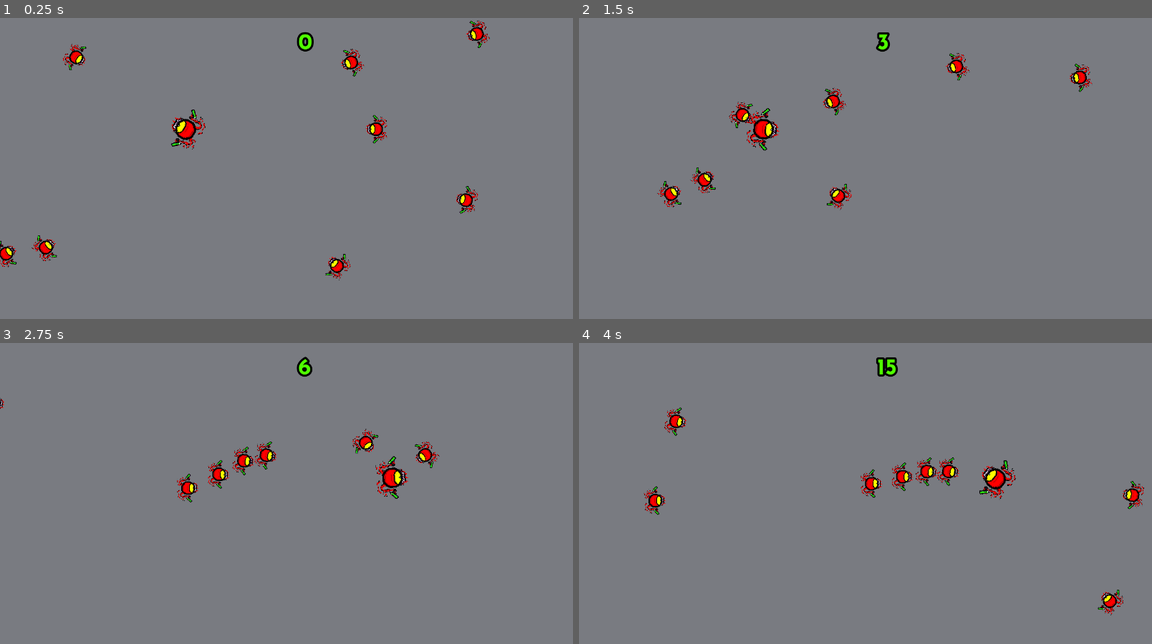
Above: before the commit, frames 1-4 (two rows, left to right).
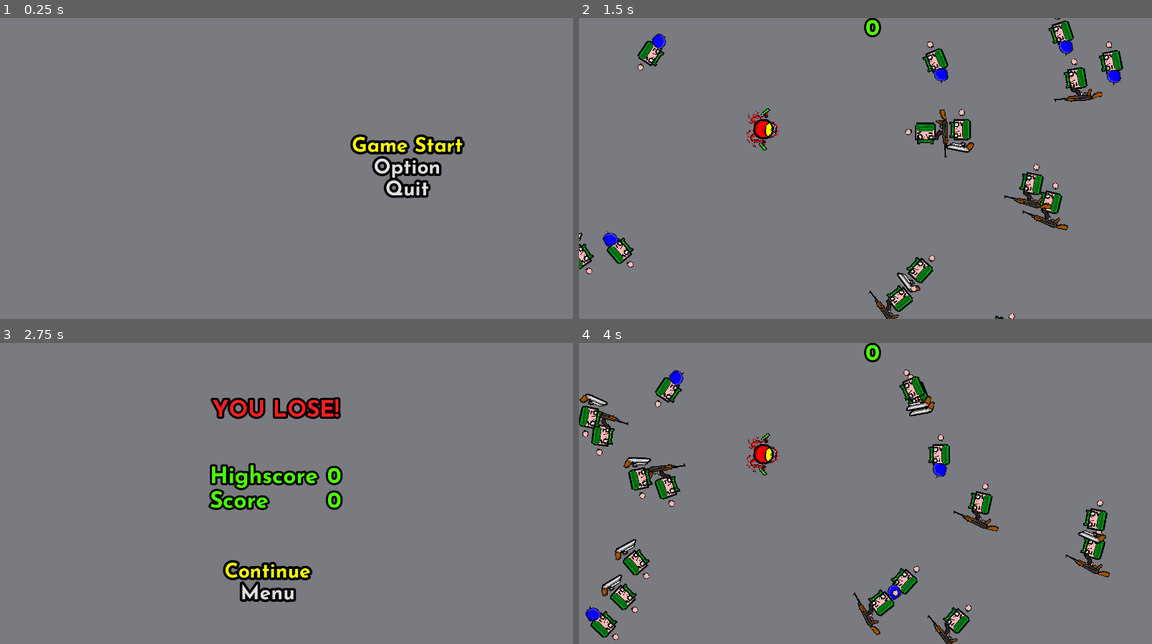
Above: after the commit, the same moments.

Repository: camilo-laruffa/ScoreSpace-Jam
Game: Godot game, scene res://Scenes/Menu.tscn
Same seed, same stepped clock (60 frames per second), same inputs: the game is played once before the commit and once after it. Before the commit the project starts from res://Scenes/Main.tscn.
Inputs (mouse positions are in pixels of both pictures, inside the frame that each line leads up to):
- Up to frame 1 (0.25 s): no input
- Up to frame 2 (1.5 s): click (985, 168) at 0.5 s, where only the run after the commit has a clickable "Option"; click (985, 147) at 1.25 s, where only the run after the commit has a clickable "Game Start"
- Up to frame 3 (2.75 s): move the mouse to (412, 478) at 2.02 s; hold D (right) from 2.03 s (still down); hold Right mouse button (dash) from 2.03 s (still down); click (412, 478) at 2.3 s
- Up to frame 4 (4 s): release D (right) at 2.75 s; release Right mouse button (dash) at 2.75 s; click (848, 592) at 2.75 s, where only the run after the commit has a clickable "Menu"; click (985, 472) at 3.5 s, where only the run after the commit has a clickable "Game Start"

The runs differ from the first frame. In frame 1, 3.9% of the frame differs, in the area x 0-86%, y 0-88%; in frame 2, 6.1%; in frame 3, 5.8%; in frame 4, 8.6%, in the area x 0-99%, y 0-100%.

Commit message:
JUEGO TERMINADO?

Diff:
--- /dev/null
+++ b/Code/Arma.gd
@@ -0,0 +1,48 @@
+extends Node2D
+
+var texturas = ["res://Assets/Sprites/ak47.png","res://Assets/Sprites/shotgun.png",
+					"res://Assets/Sprites/bomba.png","res://Assets/Sprites/bigbullet.png"]
+var audios = ["res://Assets/Audio/singlelaser.wav","res://Assets/Audio/singlelaser2.wav",
+					"res://Assets/Audio/singlelaser3.wav"]
+onready var BULLET = preload("res://Scenes/Bullet.tscn")
+var time = 0
+export(bool) var shoot: bool = true
+var rng = RandomNumberGenerator.new()
+var player_bullet = false
+var is_dropped = false
+
+func _ready():
+	rng.randomize()
+	var texture = load(texturas[rng.randi_range(0,2)])
+	$Sprite.texture = texture
+
+
+func _process(delta):
+	time += delta
+	rotation = sin(time * 5) / 4
+
+
+func _on_Timer_timeout():
+	$Timer.start()
+	if shoot :
+		_shoot()
+
+func _shoot():
+	$Pium.play()
+	var bullet = BULLET.instance()
+	var direction = global_position.direction_to(get_global_mouse_position())
+	if !player_bullet :
+		direction = $ShootingPoint.global_position.direction_to(get_tree().get_nodes_in_group("Player")[0].global_position)
+	bullet.init(direction)
+	bullet.global_position = $ShootingPoint.global_position
+	bullet.player_bullet = player_bullet
+	bullet.get_node("Sprite").texture = load(texturas[3])
+	bullet.get_node("Sprite").scale = -bullet.get_node("Sprite").scale
+	get_parent().get_parent().add_child(bullet)
+
+
+func _on_ArmaCatch_area_entered(area):
+	if area.name == "Player_Catchbox" && is_dropped :
+		area.get_parent().load_weapon()
+		queue_free()
+	pass
--- /dev/null
+++ b/Code/Blood.gd
@@ -0,0 +1,12 @@
+extends Node2D
+
+var rng = RandomNumberGenerator.new()
+
+func _ready():
+	rng.randomize()
+	var rand = rng.randf_range(1,3)
+	$Sprite.scale = Vector2(rand,rand)
+	$Sprite.rotation = rand
+
+func _on_Timer_timeout():
+	queue_free()
--- a/Code/Bullet.gd
+++ b/Code/Bullet.gd
@@ -5,11 +5,16 @@
 var speed = 1500
 var audios = ["res://Assets/Audio/singlelaser.wav","res://Assets/Audio/singlelaser2.wav","res://Assets/Audio/singlelaser3.wav"]
 var rng = RandomNumberGenerator.new()
+var player_bullet = false
 
 # Called when the node enters the scene tree for the first time.
 func _ready():
 	rng.randomize()
 	var sfx = load(audios[rng.randi_range(0,2)])
+	rotation = position.angle_to_point(get_global_mouse_position()) + PI/2
+	if !player_bullet :
+		rotation = position.angle_to_point((get_tree().get_nodes_in_group("Player")[0].position)) + PI/2
+
 
 func init(direction):
 	self.direction = direction
@@ -19,12 +24,11 @@
 	move_and_slide(direction * speed)
 
 func _on_Area2D_area_entered(area):
-	if area.is_in_group("Enemy") :
+	if area.is_in_group("Enemy") && player_bullet:
 		area.get_parent().die()
 	queue_free()
 	pass
 
 
 func _on_Timer_timeout():
-	Global.combo = 0
 	queue_free()
--- a/Code/Enemy.gd
+++ b/Code/Enemy.gd
@@ -1,27 +1,27 @@
 extends KinematicBody2D
 
 
-# Declare member variables here. Examples:
-# var a = 2
-# var b = "text"
+onready var BLOOD = preload("res://Scenes/Blood.tscn")
+onready var ARMA = preload("res://Scenes/Arma.tscn")
 var speed = 200
 var velocity
-# Called when the node enters the scene tree for the first time.
-func _ready():
-	pass # Replace with function body.
 
-
-# Called every frame. 'delta' is the elapsed time since the previous frame.
 func _process(delta):
 	velocity = move_and_slide(position.direction_to(get_tree().get_nodes_in_group("Player")[0].position) * speed)
 	rotation = position.angle_to_point((get_tree().get_nodes_in_group("Player")[0].position)) + PI/2
+
 	pass
 
 func die():
-	Global._set_audio(0)
-	var audio = Global.audio_player
-	get_parent().call_deferred("add_child", audio)
-	audio.play()
+	var arma = ARMA.instance()
+	arma.shoot = false
+	arma.position = position
+	arma.scale = Vector2(1.5,1.5)
+	arma.is_dropped = true
+	get_parent().call_deferred("add_child", arma)
+	var blood = BLOOD.instance()
+	blood.position = position
+	get_parent().call_deferred("add_child", blood)
 	Global.combo += 1
 	Global.points += 1 * Global.combo
 	queue_free()
--- /dev/null
+++ b/Code/GameOver.gd
@@ -0,0 +1,17 @@
+extends Control
+
+
+func _ready():
+	$HBoxContainer/VBoxContainer2/Score.text = str(Global.points)
+	$HBoxContainer/VBoxContainer2/Highscore.text = str(Global.highscore)
+	$VBoxContainer/Continue.grab_focus()
+	Global.points = 0
+	pass
+
+
+func _on_Continue_pressed():
+	get_tree().change_scene("res://Scenes/Main.tscn")
+
+
+func _on_Menu_pressed():
+	get_tree().change_scene("res://Scenes/Menu.tscn")
--- a/Code/Main.gd
+++ b/Code/Main.gd
@@ -10,9 +10,9 @@
 	pass # Replace with function body.
 
 func _process(delta):
-	$Control/Label.text = str(Global.points)
-	if Global.combo % 10 == 0 : $Sound.play()
-	if get_tree().get_nodes_in_group("Enemy").size() < 16 :
+	$Control/ScoreLabel.text = str(Global.points)
+	if Global.combo % 2 == 0 && !$Sound.playing: $Sound.play()
+	if get_tree().get_nodes_in_group("Enemy").size() < 40 :
 		var player_position = get_tree().get_nodes_in_group("Player")[0].position
 		var enemy = ENEMY.instance()
 		enemy.position.x = rng.randf_range(player_position.x - 300, player_position.x - 1000)
@@ -20,4 +20,9 @@
 			enemy.position.x = rng.randf_range(player_position.x + 300, player_position.x + 1000)
 		enemy.position.y = rng.randf_range(0, 768)
 		get_parent().call_deferred("add_child", enemy)
+	var armas = get_tree().get_nodes_in_group("Arma")
+	if armas.size() > 100 :
+		for arma in armas :
+			if arma.is_dropped :
+				arma.queue_free()
 	pass
--- /dev/null
+++ b/Code/Menu.gd
@@ -0,0 +1,11 @@
+extends Control
+
+
+func _ready():
+	$VBoxContainer/Start.grab_focus()
+
+func _on_Start_pressed():
+	get_tree().change_scene("res://Scenes/Main.tscn")
+
+func _on_Quit_pressed():
+	get_tree().quit()
--- a/Code/Player.gd
+++ b/Code/Player.gd
@@ -3,6 +3,7 @@
 #onready var BONUS = preload("res://Assets/Scenes/Prefabs/Bonus.tscn")
 export(float) var SPEED: float = 400
 onready var BULLET = preload("res://Scenes/Bullet.tscn")
+onready var WEAPON = preload("res://Scenes/Arma.tscn")
 var audios = ["res://Assets/Audio/singlelaser.wav","res://Assets/Audio/singlelaser2.wav","res://Assets/Audio/singlelaser3.wav"]
 var POWER = 1
 var BOMBS = 2
@@ -16,6 +17,8 @@
 var time = 0
 var is_shooting = false
 var rng = RandomNumberGenerator.new()
+var is_piuming = false
+var cant_holding = 0
 
 func _ready():
 	rng.randomize()
@@ -30,16 +33,12 @@
 	rotation = get_global_mouse_position().angle_to_point(position) - PI/2
 	_manage_input(delta)
 	velocity = move_and_slide(velocity)
-	if Input.is_action_pressed("dash"): velocity = move_and_slide(-get_global_mouse_position().direction_to(position) * SPEED*10)
-	pass
 
 func _manage_input(delta):
 	velocity = Vector2()
 	speed = SPEED
 
-	if Input.is_action_just_pressed("shoot") && $ChargeTimer.is_stopped():
-		_pium()
-	if Input.is_action_pressed("shoot"):
+	if Input.is_action_pressed("dash"):
 		if !$ChargeTimer.is_stopped():
 			if !$ChargeSound.playing:
 				$ChargeSound.play()
@@ -55,7 +54,11 @@
 				$LaserSound.play()
 			_shoot()
 
-	if Input.is_action_just_released("shoot"):
+
+	if Input.is_action_just_pressed("shoot") && !Input.is_action_pressed("dash"):
+		_pium()
+
+	if Input.is_action_just_released("dash"):
 		$ChargeSound.stop()
 		$Charge_Beam.visible = false
 		$Charge_Beam.scale.x = 1
@@ -73,7 +76,8 @@
 
 func _pium():
 	var bullet = BULLET.instance()
-	bullet.init(-get_global_mouse_position().direction_to(position))
+	bullet.init(position.direction_to(get_global_mouse_position()))
+	bullet.player_bullet = true
 	bullet.position = position
 	get_parent().call_deferred("add_child", bullet)
 	$Pium.stream = load(audios[rng.randi_range(0,2)])
@@ -89,12 +93,32 @@
 		var collided_body = $LaserCast.get_collider()
 		if collided_body.is_in_group("Enemy"):
 			collided_body.get_parent().die()
+			$DeathSound.play()
 
 func _on_LaserTimer_timeout():
 	is_shooting = false
 	$LaserSound.stop()
 
-
 func _on_ChargeTimer_timeout():
 	if $LaserTimer.is_stopped():
 		$LaserTimer.start()
+
+func load_weapon():
+	if cant_holding < 100:
+		cant_holding += 1
+		var arma = WEAPON.instance()
+		arma.position = Vector2(rng.randf_range(-100,100),rng.randf_range(-100,100))
+		arma.player_bullet = true
+		arma.scale = Vector2(2,2)
+		add_child(arma)
+
+func _on_Player_Catchbox_area_entered(area):
+	if area.name == "Enemy" :
+		var armas = get_tree().get_nodes_in_group("Arma")
+		for arma in armas:
+			arma.queue_free()
+		var enemies = get_tree().get_nodes_in_group("Enemy")
+		for enemy in enemies:
+			enemy.queue_free()
+		get_tree().change_scene("res://Scenes/Game Over.tscn")
+	pass # Replace with function body.
--- /dev/null
+++ b/Code/Score.gd
@@ -0,0 +1,5 @@
+extends Label
+
+
+func _ready():
+	pass
--- a/Code/global.gd
+++ b/Code/global.gd
@@ -1,20 +1,15 @@
 extends Node
 
 
-var audio_player = AudioStreamPlayer.new()
-var audios = ["res://Assets/Audio/OUCHMEDISPARARON.wav","res://Assets/Audio/singlelaser.wav",
-				"res://Assets/Audio/singlelaser2.wav","res://Assets/Audio/singlelaser3.wav"]
 var time = 0
 var points = 0
 var highscore = 0
 var combo = 0
 
 
-# Called when the node enters the scene tree for the first time.
+# Called when the node enters the scene tree for the sfirst time.
 func _ready():
-	var sfx = load(audios[0])
-	sfx.set_loop_mode(0)
-	audio_player.stream = sfx
+	pass
 
-func _set_audio(audio_index):
-	audio_player.stream = load(audios[audio_index])
+func _process(delta):
+	if points > highscore : highscore = points
--- /dev/null
+++ b/Scenes/Arma.tscn
@@ -0,0 +1,39 @@
+[gd_scene load_steps=5 format=2]
+
+[ext_resource path="res://Assets/Sprites/ak47.png" type="Texture" id=1]
+[ext_resource path="res://Code/Arma.gd" type="Script" id=2]
+[ext_resource path="res://Assets/Audio/DISPARO.wav" type="AudioStream" id=3]
+
+[sub_resource type="RectangleShape2D" id=1]
+extents = Vector2( 34.5, 45 )
+
+[node name="Arma" type="Node2D" groups=["Arma"]]
+script = ExtResource( 2 )
+
+[node name="Sprite" type="Sprite" parent="."]
+rotation = 1.5708
+texture = ExtResource( 1 )
+
+[node name="Timer" type="Timer" parent="."]
+wait_time = 3.0
+autostart = true
+
+[node name="ShootingPoint" type="Node2D" parent="."]
+position = Vector2( 6, 44 )
+
+[node name="Pium" type="AudioStreamPlayer" parent="."]
+stream = ExtResource( 3 )
+pitch_scale = 0.5
+
+[node name="ArmaCatch" type="Area2D" parent="."]
+collision_layer = 8
+
+[node name="CollisionShape2D" type="CollisionShape2D" parent="ArmaCatch"]
+position = Vector2( 6.5, 2 )
+shape = SubResource( 1 )
+
+[node name="RayCast2D" type="RayCast2D" parent="."]
+position = Vector2( 6, 44 )
+
+[connection signal="timeout" from="Timer" to="." method="_on_Timer_timeout"]
+[connection signal="area_entered" from="ArmaCatch" to="." method="_on_ArmaCatch_area_entered"]
--- /dev/null
+++ b/Scenes/Blood.tscn
@@ -0,0 +1,18 @@
+[gd_scene load_steps=3 format=2]
+
+[ext_resource path="res://Assets/Sprites/blood.png" type="Texture" id=1]
+[ext_resource path="res://Code/Blood.gd" type="Script" id=2]
+
+[node name="Blood" type="Node2D"]
+z_index = -1
+script = ExtResource( 2 )
+
+[node name="Sprite" type="Sprite" parent="."]
+scale = Vector2( 1.36, 1.36 )
+texture = ExtResource( 1 )
+
+[node name="Timer" type="Timer" parent="."]
+wait_time = 2.0
+autostart = true
+
+[connection signal="timeout" from="Timer" to="." method="_on_Timer_timeout"]
--- a/Scenes/Bullet.tscn
+++ b/Scenes/Bullet.tscn
@@ -14,7 +14,6 @@
 autostart = true
 
 [node name="Sprite" type="Sprite" parent="."]
-modulate = Color( 0.027451, 1, 0.0431373, 1 )
 scale = Vector2( 2.13944, 2.13944 )
 texture = ExtResource( 1 )
 
--- a/Scenes/Enemy.tscn
+++ b/Scenes/Enemy.tscn
@@ -1,8 +1,8 @@
 [gd_scene load_steps=5 format=2]
 
 [ext_resource path="res://Code/Enemy.gd" type="Script" id=1]
-[ext_resource path="res://Assets/Sprites/gamejam-maicol.png" type="Texture" id=2]
-[ext_resource path="res://Assets/Audio/OUCHMEDISPARARON.wav" type="AudioStream" id=3]
+[ext_resource path="res://Assets/Sprites/militar.png" type="Texture" id=2]
+[ext_resource path="res://Scenes/Arma.tscn" type="PackedScene" id=4]
 
 [sub_resource type="RectangleShape2D" id=1]
 extents = Vector2( 34, 28 )
@@ -12,14 +12,18 @@
 script = ExtResource( 1 )
 
 [node name="Sprite" type="Sprite" parent="."]
+scale = Vector2( 1.4, 1.4 )
 texture = ExtResource( 2 )
 
-[node name="Area2D" type="Area2D" parent="." groups=["Enemy"]]
+[node name="Arma" parent="." instance=ExtResource( 4 )]
+position = Vector2( 40, 0 )
+scale = Vector2( 1.48, 1.48 )
+shoot = false
+
+[node name="Enemy" type="Area2D" parent="." groups=["Enemy"]]
+scale = Vector2( 1.48, 1.48 )
 collision_layer = 2
-collision_mask = 4
+collision_mask = 5
 
-[node name="CollisionShape2D" type="CollisionShape2D" parent="Area2D"]
+[node name="CollisionShape2D" type="CollisionShape2D" parent="Enemy"]
 shape = SubResource( 1 )
-
-[node name="DeathSound" type="AudioStreamPlayer2D" parent="."]
-stream = ExtResource( 3 )
--- /dev/null
+++ b/Scenes/Game Over.tscn
@@ -0,0 +1,86 @@
+[gd_scene load_steps=4 format=2]
+
+[ext_resource path="res://Assets/Tema.tres" type="Theme" id=1]
+[ext_resource path="res://Code/Score.gd" type="Script" id=2]
+[ext_resource path="res://Code/GameOver.gd" type="Script" id=3]
+
+[node name="Game Over" type="Control"]
+anchor_right = 1.0
+anchor_bottom = 1.0
+margin_left = -1.0
+margin_right = -1.0
+theme = ExtResource( 1 )
+script = ExtResource( 3 )
+
+[node name="You lose" type="Label" parent="."]
+anchor_left = 0.5
+anchor_right = 0.5
+margin_left = -176.5
+margin_top = 135.0
+margin_right = 176.5
+margin_bottom = 199.0
+custom_colors/font_color = Color( 0.972549, 0.12549, 0.12549, 1 )
+text = "YOU LOSE!"
+
+[node name="HBoxContainer" type="HBoxContainer" parent="."]
+anchor_left = 0.5
+anchor_top = 0.5
+anchor_right = 0.5
+anchor_bottom = 0.5
+margin_left = -182.5
+margin_top = -66.0
+margin_right = 182.5
+margin_bottom = 66.0
+theme = ExtResource( 1 )
+
+[node name="VBoxContainer" type="VBoxContainer" parent="HBoxContainer"]
+margin_right = 276.0
+margin_bottom = 132.0
+
+[node name="lb_hs" type="Label" parent="HBoxContainer/VBoxContainer"]
+margin_right = 276.0
+margin_bottom = 55.0
+text = "Highscore "
+
+[node name="lb_sc" type="Label" parent="HBoxContainer/VBoxContainer"]
+margin_top = 59.0
+margin_right = 276.0
+margin_bottom = 114.0
+text = "Score"
+
+[node name="VBoxContainer2" type="VBoxContainer" parent="HBoxContainer"]
+margin_left = 280.0
+margin_right = 314.0
+margin_bottom = 132.0
+
+[node name="Highscore" type="Label" parent="HBoxContainer/VBoxContainer2"]
+margin_right = 34.0
+margin_bottom = 55.0
+text = "0"
+
+[node name="Score" type="Label" parent="HBoxContainer/VBoxContainer2"]
+margin_top = 59.0
+margin_right = 34.0
+margin_bottom = 114.0
+text = "0"
+script = ExtResource( 2 )
+
+[node name="VBoxContainer" type="VBoxContainer" parent="."]
+margin_left = 537.0
+margin_top = 525.0
+margin_right = 577.0
+margin_bottom = 565.0
+
+[node name="Continue" type="Button" parent="VBoxContainer"]
+margin_right = 206.0
+margin_bottom = 48.0
+text = "Continue"
+
+[node name="Menu" type="Button" parent="VBoxContainer"]
+margin_top = 52.0
+margin_right = 206.0
+margin_bottom = 100.0
+text = "Menu"
+
+[connection signal="pressed" from="VBoxContainer/Continue" to="." method="_on_Continue_pressed"]
+[connection signal="pressed" from="VBoxContainer/Menu" to="." method="_on_Menu_pressed"]
--- a/Scenes/Main.tscn
+++ b/Scenes/Main.tscn
@@ -33,10 +33,13 @@
 [node name="Control" type="Control" parent="."]
 theme = ExtResource( 4 )
 
-[node name="Label" type="Label" parent="Control"]
-margin_left = 712.0
-margin_top = 34.0
-margin_right = 746.0
-margin_bottom = 89.0
+[node name="ScoreLabel" type="Label" parent="Control"]
+margin_left = 684.0
+margin_right = 718.0
+margin_bottom = 55.0
+grow_horizontal = 2
+grow_vertical = 2
 theme = ExtResource( 4 )
 text = "0"
+align = 1
+valign = 1
--- /dev/null
+++ b/Scenes/Menu.tscn
@@ -0,0 +1,63 @@
+[gd_scene load_steps=3 format=2]
+
+[ext_resource path="res://Code/Menu.gd" type="Script" id=1]
+[ext_resource path="res://Assets/Tema.tres" type="Theme" id=3]
+
+[node name="Menu" type="Control"]
+anchor_left = 0.5
+anchor_top = 0.5
+anchor_right = 0.5
+anchor_bottom = 0.5
+margin_left = -640.0
+margin_top = -360.0
+margin_right = 640.0
+margin_bottom = 360.0
+script = ExtResource( 1 )
+
+[node name="AudioStreamPlayer" type="AudioStreamPlayer" parent="."]
+autoplay = true
+
+[node name="VBoxContainer" type="VBoxContainer" parent="."]
+anchor_left = 0.5
+anchor_top = 0.5
+anchor_right = 0.5
+anchor_bottom = 0.5
+margin_left = 156.0
+margin_top = -76.0
+margin_right = 421.0
+margin_bottom = 76.0
+theme = ExtResource( 3 )
+alignment = 1
+
+[node name="Start" type="Button" parent="VBoxContainer"]
+margin_right = 265.0
+margin_bottom = 48.0
+focus_neighbour_top = NodePath("../Quit")
+theme = ExtResource( 3 )
+text = "Game Start"
+flat = true
+
+[node name="Option" type="Button" parent="VBoxContainer"]
+margin_top = 52.0
+margin_right = 265.0
+margin_bottom = 100.0
+theme = ExtResource( 3 )
+text = "Option"
+flat = true
+
+[node name="Quit" type="Button" parent="VBoxContainer"]
+margin_top = 104.0
+margin_right = 265.0
+margin_bottom = 152.0
+theme = ExtResource( 3 )
+text = "Quit"
+flat = true
+
+[node name="MinimalistKirisameMarisaTouhouByTheztret00Db8H3Xx-fullview" type="Sprite" parent="."]
+position = Vector2( -298.353, 396.136 )
+scale = Vector2( -1, 1 )
+z_index = -1
+offset = Vector2( -813.353, -23.1359 )
+
+[connection signal="pressed" from="VBoxContainer/Start" to="." method="_on_Start_pressed"]
+[connection signal="pressed" from="VBoxContainer/Quit" to="." method="_on_Quit_pressed"]
--- a/Scenes/Player.tscn
+++ b/Scenes/Player.tscn
@@ -7,6 +7,10 @@
 [ext_resource path="res://Assets/Audio/IMCHARGINGMYLASER.wav" type="AudioStream" id=5]
 [ext_resource path="res://Assets/Sprites/charge_beam.png" type="Texture" id=6]
 [ext_resource path="res://Assets/Audio/singlelaser2.wav" type="AudioStream" id=7]
+[ext_resource path="res://Assets/Audio/OUCHMEDISPARARON.wav" type="AudioStream" id=8]
+
+[sub_resource type="RectangleShape2D" id=1]
+extents = Vector2( 52, 47 )
 
 [node name="Player" type="KinematicBody2D" groups=["Player"]]
 script = ExtResource( 2 )
@@ -32,11 +36,9 @@
 [node name="LaserSound" type="AudioStreamPlayer" parent="."]
 stream = ExtResource( 4 )
 
-[node name="EnemyDeath" type="AudioStreamPlayer" parent="."]
-stream = ExtResource( 5 )
-
 [node name="Pium" type="AudioStreamPlayer" parent="."]
 stream = ExtResource( 7 )
+volume_db = -7.866
 
 [node name="LaserTimer" type="Timer" parent="."]
 wait_time = 2.0
@@ -54,5 +56,16 @@
 stream = ExtResource( 5 )
 volume_db = -18.0
 
+[node name="Player_Catchbox" type="Area2D" parent="."]
+collision_mask = 10
+
+[node name="CollisionShape2D" type="CollisionShape2D" parent="Player_Catchbox"]
+shape = SubResource( 1 )
+
+[node name="DeathSound" type="AudioStreamPlayer2D" parent="."]
+stream = ExtResource( 8 )
+volume_db = -7.866
+
 [connection signal="timeout" from="LaserTimer" to="." method="_on_LaserTimer_timeout"]
 [connection signal="timeout" from="ChargeTimer" to="." method="_on_ChargeTimer_timeout"]
+[connection signal="area_entered" from="Player_Catchbox" to="." method="_on_Player_Catchbox_area_entered"]
--- a/project.godot
+++ b/project.godot
@@ -11,7 +11,7 @@
 [application]
 
 config/name="Score Space Jam"
-run/main_scene="res://Scenes/Main.tscn"
+run/main_scene="res://Scenes/Menu.tscn"
 config/icon="res://icon.png"
 
 [autoload]
Not shown, changed: .mono/metadata/ide_messaging_meta.txt
Not shown, added: Assets/Audio/DISPARO.wav.import
Not shown, added: Assets/Sprites/ak47.png.import
Not shown, added: Assets/Sprites/bigbullet.png.import
Not shown, added: Assets/Sprites/blood.png.import
Not shown, added: Assets/Sprites/bomba.png.import
Not shown, added: Assets/Sprites/fireshot.png.import
Not shown, added: Assets/Sprites/militar.png.import
Not shown, added: Assets/Sprites/shotgun.png.import
Not shown: 1 places in Scenes/Player.tscn that only renumber resources
Not shown, added: Assets/Audio/DISPARO.wav
